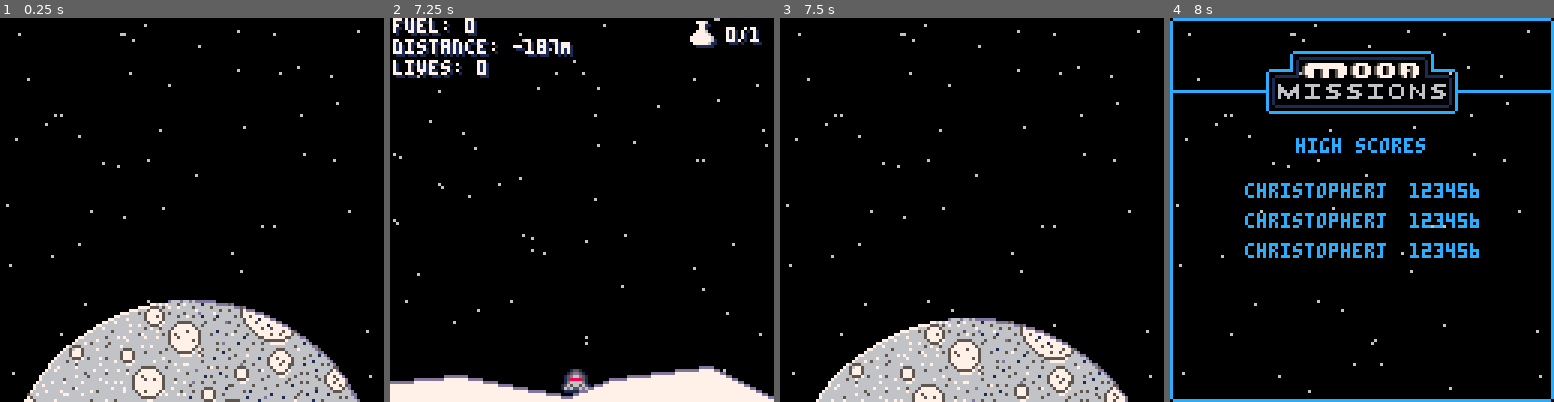
Above: before the commit, frames 1-4 (left to right).
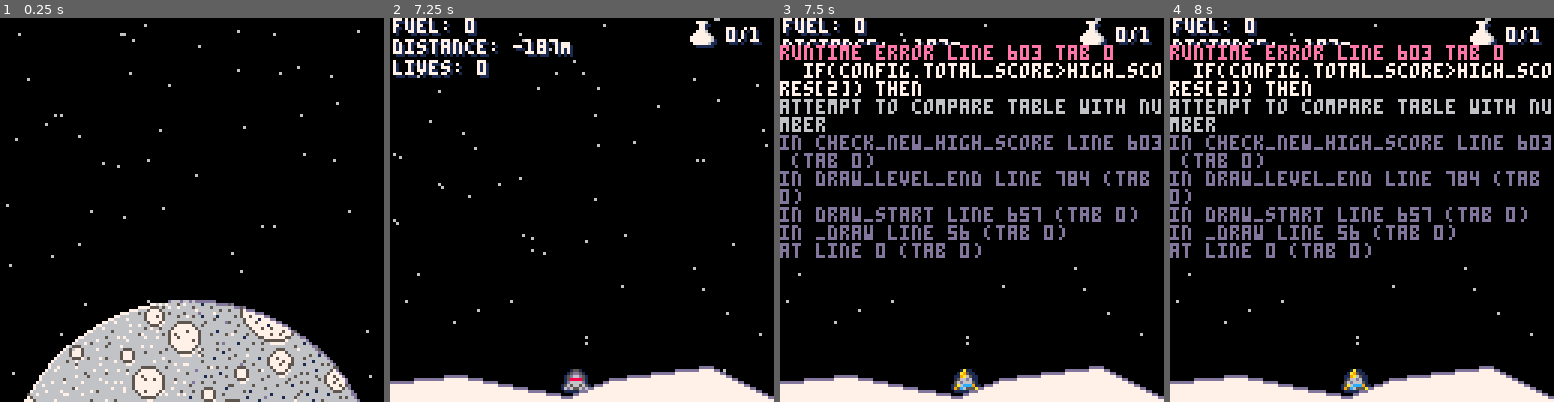
Above: after the commit, the same moments.

Repository: lewsid/moon-missions
Game: PICO-8 cartridge moonmissions.p8
Same seed, same stepped clock (60 frames per second), same inputs: the game is played once before the commit and once after it.
Inputs:
- Up to frame 1 (0.25 s): no input
- Up to frame 2 (7.25 s): tap X (X key) at 0.33, 1.07, 1.85, 2.97, 4.08, 5.2, 6.32 s; tap O (Z key) at 0.7, 1.7, 2.1, 2.5, 2.9, 3.3, 3.7, 4.1, 4.5, 4.9, 5.3, 5.7, 6.1, 6.5, 6.9 s; hold Right 1.6-2.1 s; hold Up 2.15-2.42 s; hold Right 2.47-3.03 s; hold Left 3.08-3.58 s; hold Right 4.02-4.68 s; hold Up 4.73-5.03 s; hold Left 5.08-5.68 s; hold Right 6.08-6.58 s; hold Right 6.63-7.13 s; hold Up from 7.18 s (still down)
- Up to frame 3 (7.5 s): tap O (Z key) at 7.3 s; tap X (X key) at 7.43 s; release Up at 7.45 s
- Up to frame 4 (8 s): hold Right from 7.5 s (still down); tap O (Z key) at 7.7 s

Frames 1-2 are identical in both runs. In frame 3, 27% of the frame differs, in the area x 0-100%, y 0-100%; in frame 4, 27%.
Error after the commit: runtime error line 603 tab 0; if(config.total_score>high_scores[2]) then; attempt to compare table with number

Commit message:
high score tracking

Diff:
--- a/moonmissions.p8
+++ b/moonmissions.p8
@@ -601,6 +601,14 @@
 	return false
 end
 
+function check_new_high_score()
+	for i=1,#high_scores do
+		if(config.total_score>high_scores[2]) then
+			return true
+		end
+	end
+end
+
 function calc_score()
 	local fuel_score=ship.fuel*10
 	local distance_score=(pad.x-config.start_x)*10
@@ -776,10 +784,16 @@
 			"press ❎ to continue",24,25,1)
 	elseif(config.game_state=="over-bad" or
 		config.game_state=="over-okay") then
-		draw_banner(banner.bad,
-			"mission failed",34,-6,5)
-		draw_banner(banner.start,
-			"press ❎ to try again",21,5,1)
+		if(check_new_high_score()) then
+			--high-score-name-entry
+			draw_banner(banner.good,
+				"new high score!",34,-6,5)
+		else
+			draw_banner(banner.bad,
+				"mission failed",34,-6,5)
+			draw_banner(banner.start,
+				"press ❎ to try again",21,5,1)
+		end
  	end
 end
 
